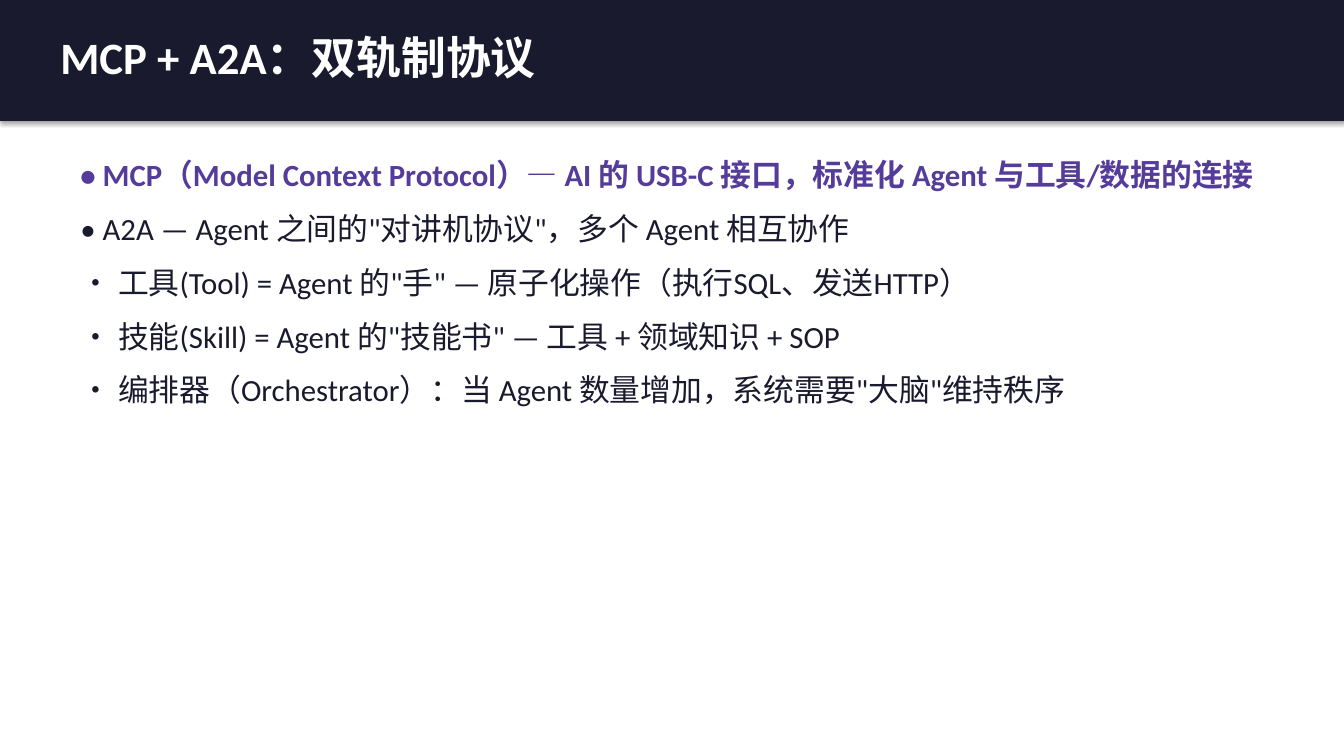
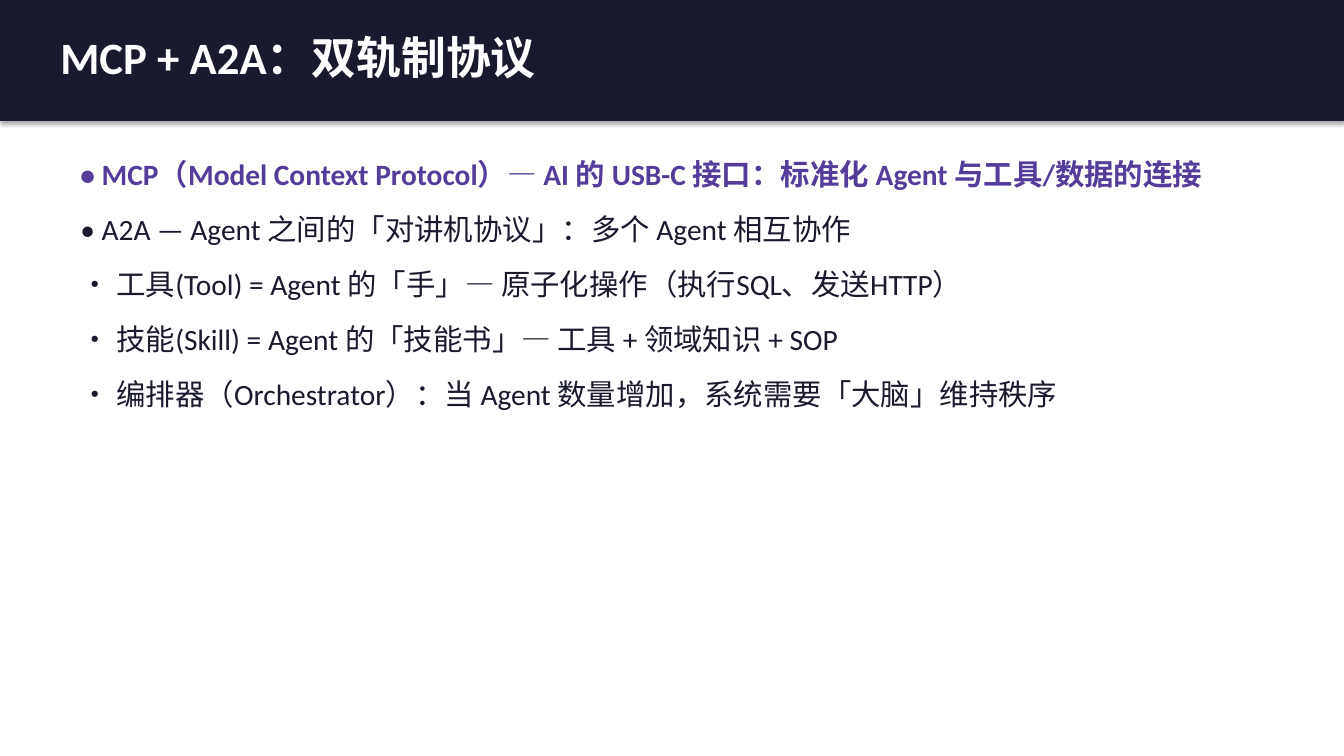
Before and after one commit to tanteng/blog, a slide deck: slide 11 of static/reports/agent-design-patterns-book-intro.pptx (slide 8 before the commit). Drawn at 1344x756 pixels with LibreOffice and Linux fonts; fonts in the diff are those of the drawing. Boxes give left, top, right and bottom in pixels: in the first picture for what was removed or moved away, otherwise in the second. Text is boxed around its words. In the diff, an @@ line names an element or a change of style, - is before the commit and + after.

```diff
--- a/static/reports/agent-design-patterns-book-intro.pptx
+++ b/static/reports/agent-design-patterns-book-intro.pptx
@@ text at box(102, 160, 1202, 410): text changed; size 22 to 21 pt @@
-• MCP（Model Context Protocol）— AI 的 USB-C 接口，标准化 Agent 与工具/数据的连接
-• A2A — Agent 之间的"对讲机协议"，多个 Agent 相互协作
-• 工具(Tool) = Agent 的"手" — 原子化操作（执行SQL、发送HTTP）
-• 技能(Skill) = Agent 的"技能书" — 工具 + 领域知识 + SOP
-• 编排器（Orchestrator）：当 Agent 数量增加，系统需要"大脑"维持秩序
+• MCP（Model Context Protocol）— AI 的 USB-C 接口：标准化 Agent 与工具/数据的连接
+• A2A — Agent 之间的「对讲机协议」：多个 Agent 相互协作
+• 工具(Tool) = Agent 的「手」— 原子化操作（执行SQL、发送HTTP）
+• 技能(Skill) = Agent 的「技能书」— 工具 + 领域知识 + SOP
+• 编排器（Orchestrator）：当 Agent 数量增加，系统需要「大脑」维持秩序
```
Also in this commit, not shown: 19 other slides changed, 5 slides added, 1 slide removed.
